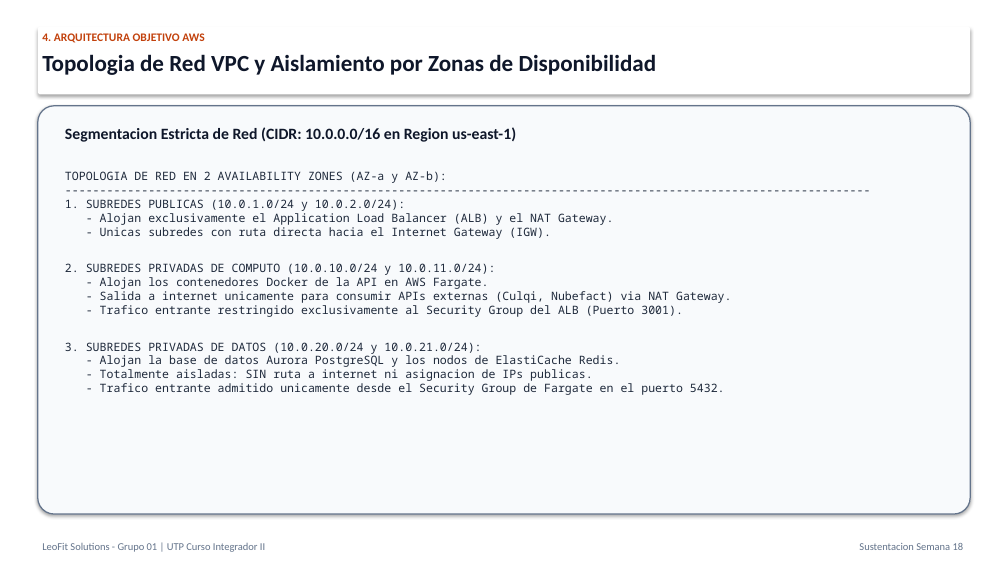
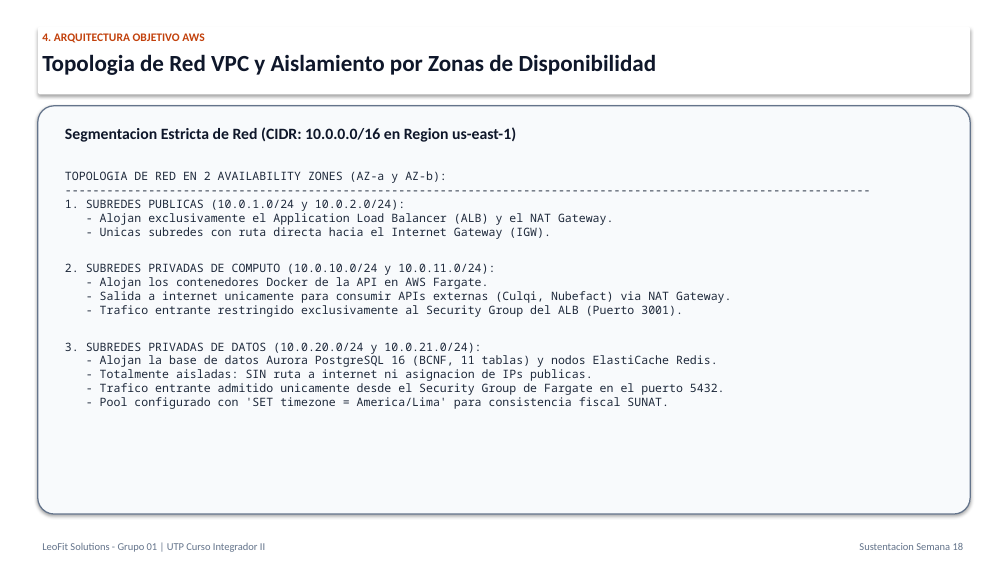
Before and after one commit to Leofit-Solutions-Grupo01/leofit-pedidos-sistema, a slide deck: slide 8 of docs/05_SUSTENTACION_PROYECTO_FINAL_SEMANA_18/03_PRESENTACION_OFICIAL_SUSTENTACION_PROYECTO_FINAL.pptx. Drawn at 1008x567 pixels with LibreOffice and Linux fonts; fonts in the diff are those of the drawing. Boxes give left, top, right and bottom in pixels: in the first picture for what was removed or moved away, otherwise in the second. Text is boxed around its words. In the diff, an @@ line names an element or a change of style, - is before the commit and + after.

```diff
--- a/docs/05_SUSTENTACION_PROYECTO_FINAL_SEMANA_18/03_PRESENTACION_OFICIAL_SUSTENTACION_PROYECTO_FINAL.pptx
+++ b/docs/05_SUSTENTACION_PROYECTO_FINAL_SEMANA_18/03_PRESENTACION_OFICIAL_SUSTENTACION_PROYECTO_FINAL.pptx
@@ text at bbox=[100, 355, 718, 367]: text changed @@
-- Alojan la base de datos Aurora PostgreSQL y los nodos de ElastiCache Redis.
+- Alojan la base de datos Aurora PostgreSQL 16 (BCNF, 11 tablas) y nodos ElastiCache Redis.
@@ text at bbox=[100, 397, 669, 409]: paragraph added @@
+- Pool configurado con 'SET timezone = America/Lima' para consistencia fiscal SUNAT.
```
Also in this commit, not shown: 1 slide added, 1 slide removed, 9 other files.
